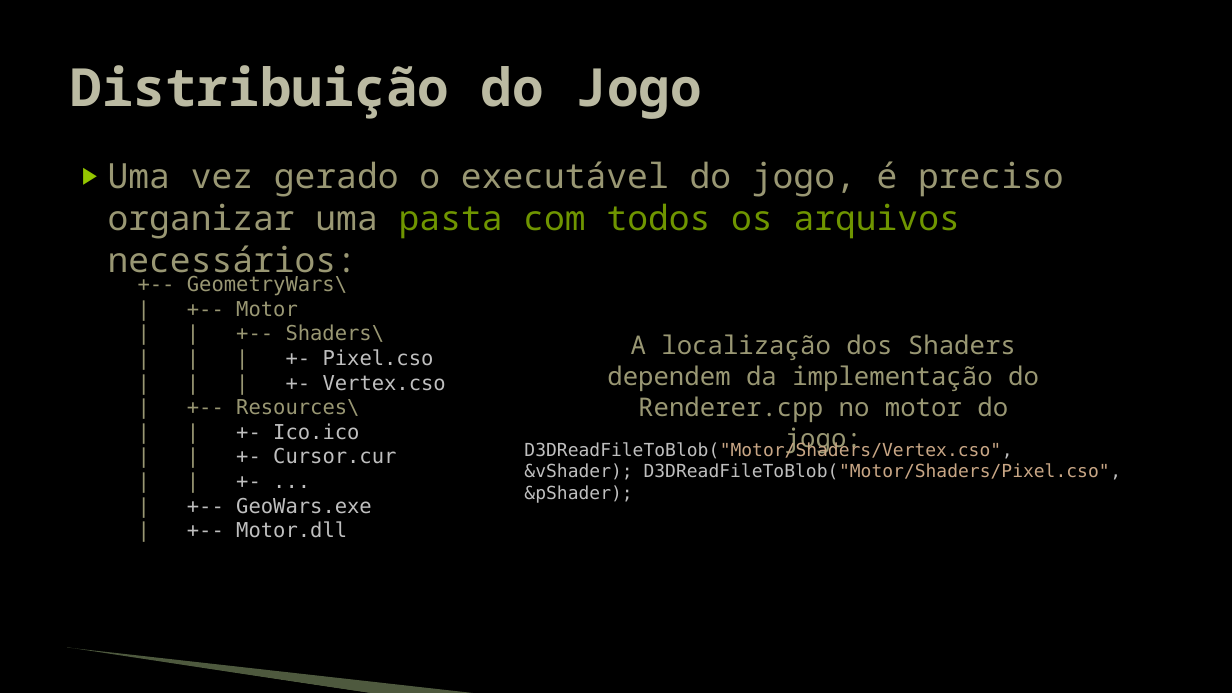
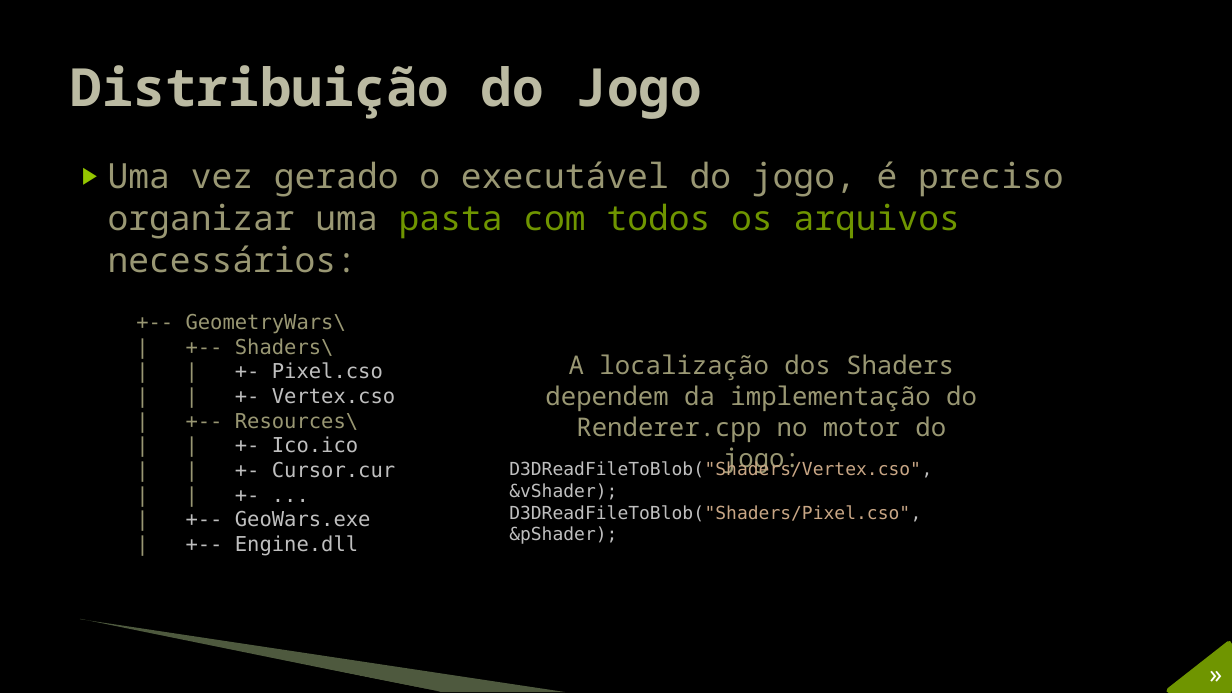
Before and after one commit to JudsonSS/Jogos, a slide deck: slide 16 of Slides/29. Distribuição do Jogo.pptx (slide 14 before the commit). Drawn at 1232x693 pixels with LibreOffice and Linux fonts; fonts in the diff are those of the drawing; background and template pictures are left out. Boxes give left, top, right and bottom in pixels: in the first picture for what was removed or moved away, otherwise in the second. Text is boxed around its words. In the diff, an @@ line names an element or a change of style, - is before the commit and + after.

```diff
--- a/Slides/29. Distribuição do Jogo.pptx
+++ b/Slides/29. Distribuição do Jogo.pptx
@@ text "Uma vez gerado o executável ..." rewrapped from <box>108,161,1064,281</box> to <box>108,161,1064,273</box> @@
@@ text "+-- GeometryWars\": place and size @@
-text "+-- GeometryWars\" at <box>187,276,446,538</box>
+text "+-- GeometryWars\" at <box>186,314,395,556</box>
@@ text at <box>235,338,395,404</box>: text changed; text colour #999773 to #BFBFBF @@
-| +-- Motor
-| | +-- Shaders\
-| | | +- Pixel.cso
-| | | +- Vertex.cso
+| +-- Shaders\
+| | +- Pixel.cso
+| | +- Vertex.cso
@@ text "A localização dos Shaders dependem ...": place and size @@
-text "A localização dos Shaders dependem ..." at <box>607,334,1039,422</box>
+text "A localização dos Shaders dependem ..." at <box>545,354,977,442</box>
@@ text at <box>509,461,932,544</box>: text changed @@
-D3DReadFileToBlob("Motor/Shaders/Vertex.cso", &vShader); D3DReadFileToBlob("Motor/Shaders/Pixel.cso", &pShader);
+D3DReadFileToBlob("Shaders/Vertex.cso", &vShader); D3DReadFileToBlob("Shaders/Pixel.cso", &pShader);
@@ text at <box>235,535,358,556</box>: text changed @@
-| +-- Motor.dll
+| +-- Engine.dll
@@ freeform shape: place and size @@
-freeform shape at <box>66,649,374,693</box>
+freeform shape at <box>78,621,440,692</box>
@@ freeform shape: place and size @@
-freeform shape at <box>67,648,481,693</box>
+freeform shape at <box>80,619,566,692</box>
@@ freeform shape added at <box>1169,644,1229,691</box>, fill #6F9400, outline #6F9400 4.33 pt @@
@@ text added at <box>1192,653,1232,693</box>, 20 pt, text #FFFFFF @@
+»
```
Also in this commit, not shown: 14 other slides changed, 2 slides added.
